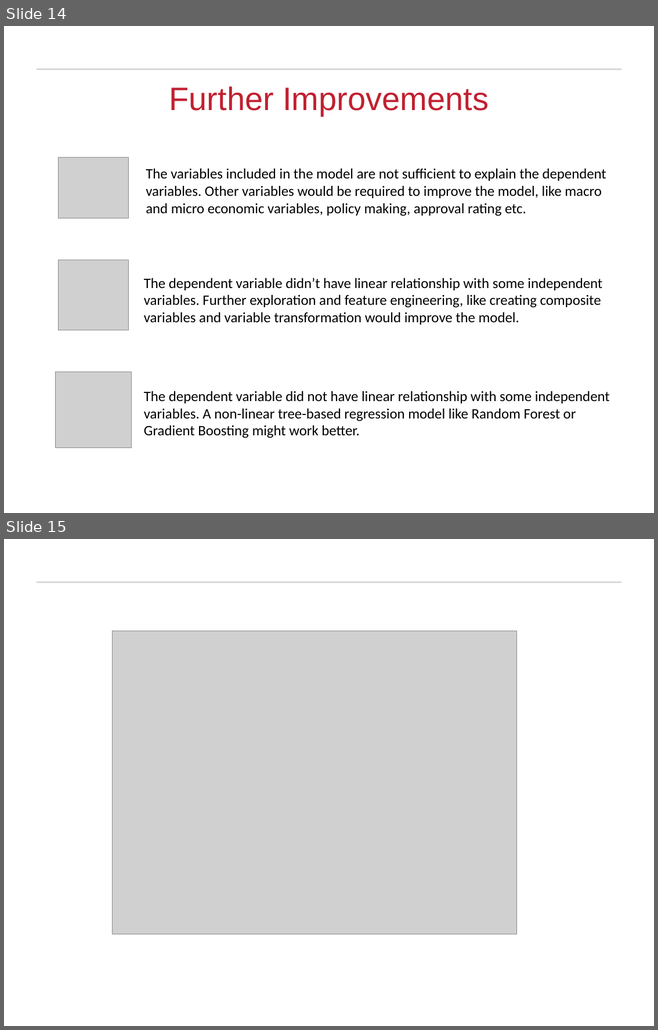
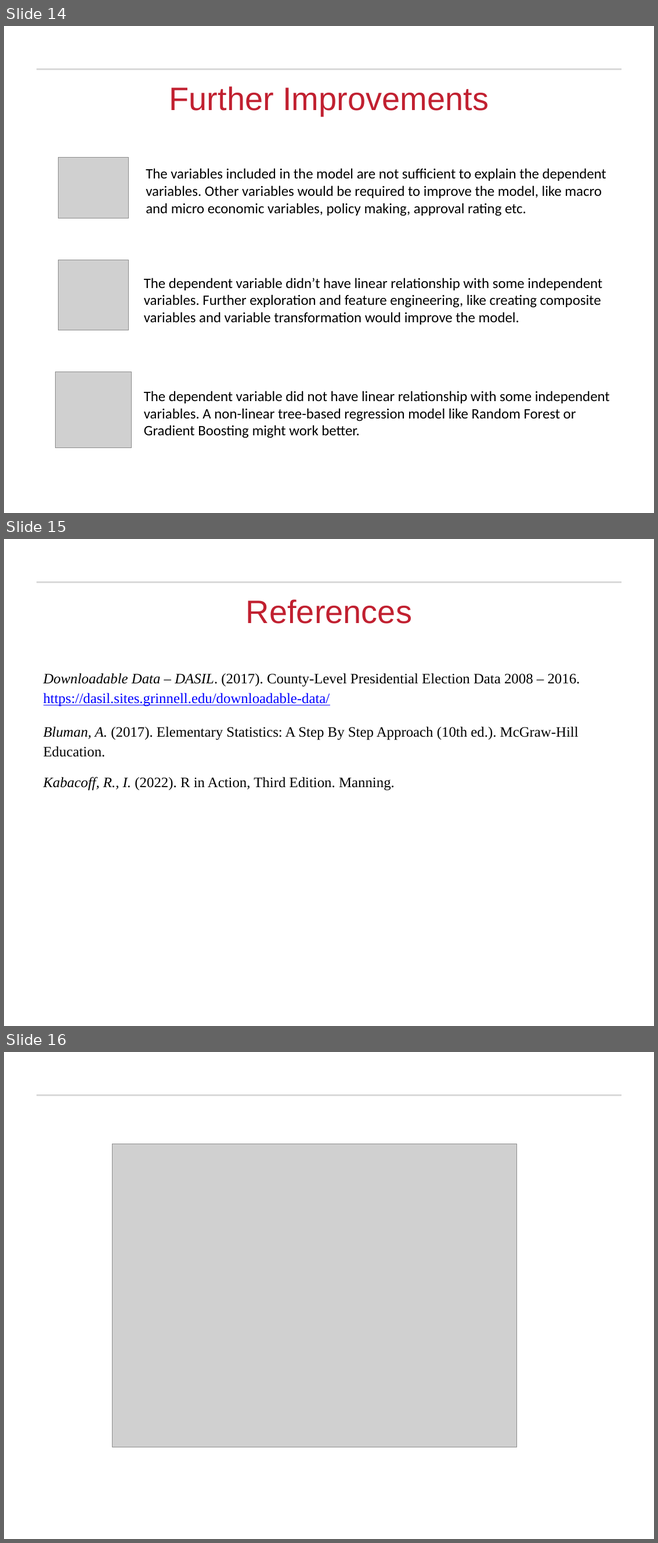
Before and after one commit to rajakash31/Presidential_Election_2016_Classification, a slide deck: Final Submission/Presidential Election Analysis_Final.pptx. Shown one above the other, each under a label of ours: slides 14 and 15 before the commit, slides 14, 15 and 16 after it. The pictures are 658x1030 and 658x1543 pixels, drawn with LibreOffice and Linux fonts; fonts in the diff are those of the drawing; grey boxes stand for pictures; background and template pictures are left out. Boxes give left, top, right and bottom in pixels: in the first picture for what was removed or moved away, otherwise in the second. Text is boxed around its words. In the diff, an @@ line names an element or a change of style, - is before the commit and + after.

```diff
--- a/Final Submission/Presidential Election Analysis_Final.pptx
+++ b/Final Submission/Presidential Election Analysis_Final.pptx
@@ slide 15 added at (x1=4, y1=539, x2=654, y2=1026), background #FFFFFF; not listed: 1 template element that a slide beside it also shows @@
@@ title added at (x1=246, y1=599, x2=412, y2=624), 36 pt, text #C12030 @@
+References
@@ text added at (x1=43, y1=673, x2=580, y2=791), 16 pt, text #000000 @@
+Downloadable Data – DASIL. (2017). County-Level Presidential Election Data 2008 – 2016. https://dasil.sites.grinnell.edu/downloadable-data/
+Bluman, A. (2017). Elementary Statistics: A Step By Step Approach (10th ed.). McGraw-Hill Education.
+Kabacoff, R., I. (2022). R in Action, Third Edition. Manning.
@@ what was slide 15 is now slide 16 @@
```
Also in this commit, not shown: 3 slides changed, 1 other file.
